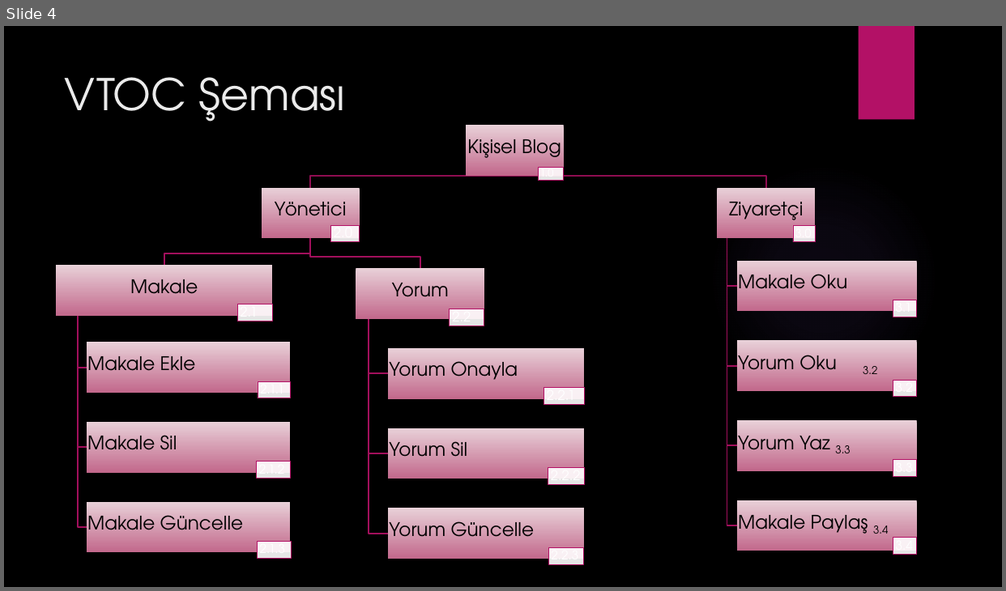
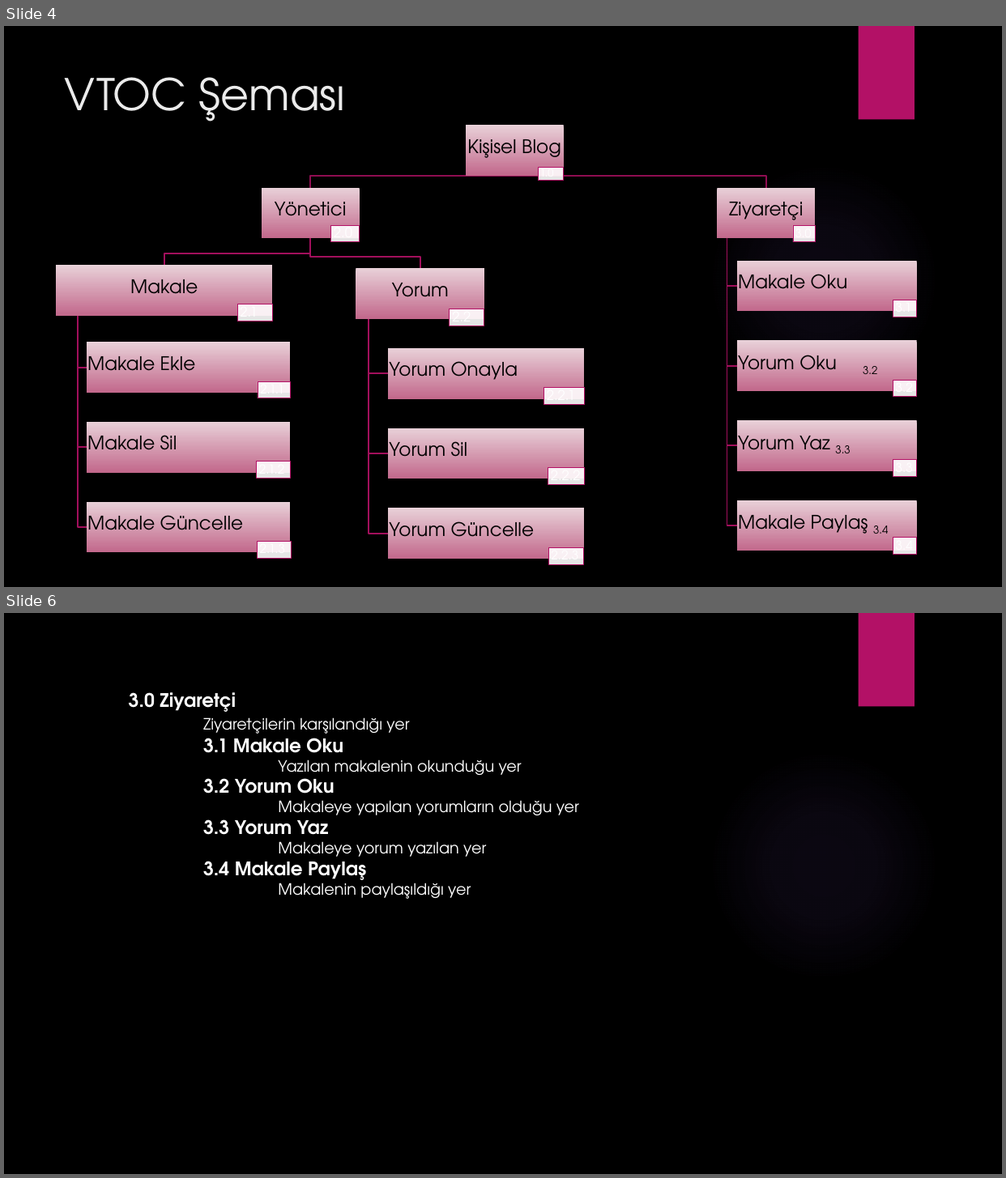
Before and after one commit to ekaraman89/Sistem-Analiz-ve-Tasar-m-, a slide deck: Sistem Analizi ve Tasarımı 2. Sunum.pptx. Shown one above the other, each under a label of ours: slide 4 before the commit, slides 4 and 6 after it; the slides between them are not shown. The pictures are 1006x591 and 1006x1178 pixels, drawn with LibreOffice and Linux fonts; fonts in the diff are those of the drawing; background and template pictures are left out. Boxes give left, top, right and bottom in pixels: in the first picture for what was removed or moved away, otherwise in the second. Text is boxed around its words. In the diff, an @@ line names an element or a change of style, - is before the commit and + after.

```diff
--- a/Sistem Analizi ve Tasarımı 2. Sunum.pptx
+++ b/Sistem Analizi ve Tasarımı 2. Sunum.pptx
@@ slide 6 added at (4, 613, 1002, 1174), background picture (left out); not listed: 2 template elements that a slide beside it also shows @@
@@ text added at (129, 692, 579, 899), 15 pt, text #FFFFFF @@
+3.0 Ziyaretçi
+Ziyaretçilerin karşılandığı yer
+3.1 Makale Oku
+Yazılan makalenin okunduğu yer
+3.2 Yorum Oku
+Makaleye yapılan yorumların olduğu yer
+3.3 Yorum Yaz
+Makaleye yorum yazılan yer
+3.4 Makale Paylaş
+Makalenin paylaşıldığı yer
```
Also in this commit, not shown: 1 other slide added.
